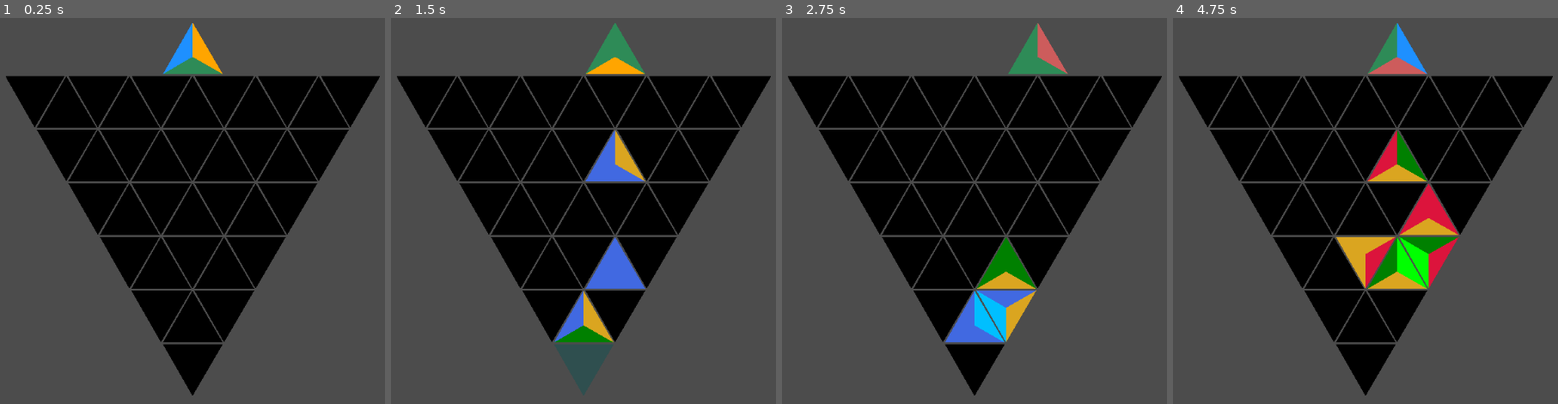
Above: before the commit, frames 1-4 (left to right).
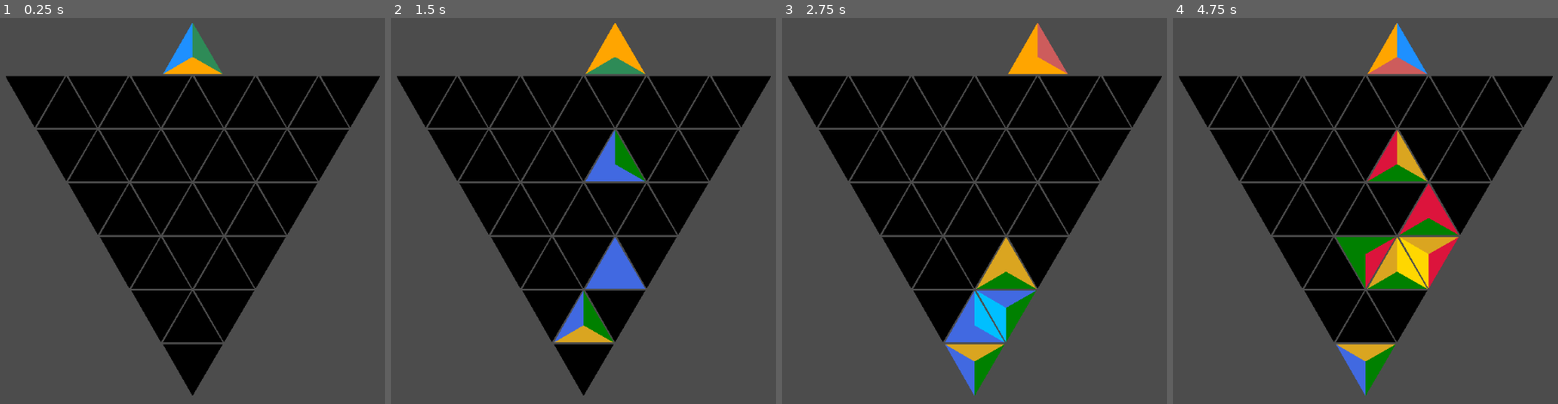
Above: after the commit, the same moments.

Repository: BoatsandJoes/tri-twist
Game: Godot game, scene res://scenes/Main.tscn
The game is run twice, just before and just after one commit, with the same random seed, the same clock (stepped at 60 frames per second) and the same inputs.
Inputs (mouse positions are in pixels of both pictures, inside the frame that each line leads up to):
- Up to frame 1 (0.25 s): no input
- Up to frame 2 (1.5 s): tap Enter (ui_accept) at 0.5, 0.77 s; move the mouse to (552, 346) at 0.52 s; hold Right (ui_right) 0.53-1.28 s; click (552, 346) at 0.67 s; move the mouse to (521, 292) at 1.27 s; hold Down (ui_down) from 1.28 s (still down); click (521, 292) at 1.42 s
- Up to frame 3 (2.75 s): tap Enter (ui_accept) at 1.52 s; move the mouse to (943, 342) at 2.02 s; release Down (ui_down) at 2.03 s; hold Right (ui_right) from 2.03 s (still down); click (943, 342) at 2.17 s
- Up to frame 4 (4.75 s): move the mouse to (1369, 292) at 2.77 s; release Right (ui_right) at 2.78 s; hold Up (ui_up) 2.78-3.53 s; click (1369, 292) at 2.92 s; tap Enter (ui_accept) at 3.02, 3.77, 4.52 s; move the mouse to (1273, 238) at 3.52 s; hold Left (ui_left) from 3.53 s (still down); click (1273, 238) at 3.67 s; move the mouse to (1303, 288) at 4.27 s; click (1303, 288) at 4.42 s

The runs differ from the first frame. In frame 1, 0.7% of the frame differs, in the area x 42-58%, y 1-15%; in frame 2, 3.3%; in frame 3, 3.3%; in frame 4, 5.1%, in the area x 42-75%, y 1-98%.

Commit message:
Readded twisting, just one cell this time. Updated readme.

Diff:
--- a/scenes/GameGrid.gd
+++ b/scenes/GameGrid.gd
@@ -87,9 +87,18 @@
 
 # handles a cell click TODO handle controller and keyboard input
 func handle_cell_input(rowIndex: int, columnIndex: int, event: InputEventMouseButton):
-	if event.button_index == 3 || event.button_index == 1 || event.button_index == 2:
+	if event.button_index == 3:
 		# delete tile, debug
-		grid[rowIndex][columnIndex].clear(grid[rowIndex][columnIndex].colors.size() - 1)
+		grid[rowIndex][columnIndex].clear(grid[rowIndex][columnIndex].Direction.VERTICAL_POINT)
+	elif event.button_index == 1 || event.button_index == 2:
+		# spin
+		var rotation
+		if event.button_index == 1:
+			rotation = grid[0][0].Rotation.COUNTERCLOCKWISE
+		else:
+			rotation = grid[0][0].Rotation.CLOCKWISE
+		grid[rowIndex][columnIndex].spin(rotation)
+		grid[rowIndex][columnIndex].spin(rotation)
 
 # Called every frame. 'delta' is the elapsed time since the previous frame.
 #func _process(delta):
--- a/scenes/TriangleCell.gd
+++ b/scenes/TriangleCell.gd
@@ -5,9 +5,9 @@
 # last color is the null color, for empty cells
 enum Direction {LEFT, RIGHT, VERTICAL, VERTICAL_POINT}
 enum Rotation {CLOCKWISE, COUNTERCLOCKWISE}
-const colors = [Color.royalblue, Color.crimson, Color.webgreen, Color.goldenrod, Color.black]
-const focusColors = [Color.dodgerblue, Color.indianred, Color.seagreen, Color.orange, Color.darkslategray]
-const highlightColors = [Color.deepskyblue, Color.deeppink, Color.green, Color.gold]
+const colors = [Color.royalblue, Color.crimson, Color.goldenrod, Color.webgreen, Color.black]
+const focusColors = [Color.dodgerblue, Color.indianred, Color.orange, Color.seagreen, Color.darkslategray]
+const highlightColors = [Color.deepskyblue, Color.deeppink, Color.gold, Color.green]
 var leftColor: int = colors.size() - 1
 var rightColor: int = colors.size() - 1
 var verticalColor: int = colors.size() - 1
@@ -155,6 +155,7 @@
 			set_colors(verticalColor, leftColor, rightColor)
 		else:
 			set_colors(rightColor, verticalColor, leftColor)
+		check_for_clear([])
 
 func enter_falling_state(tumblingDirection: int):
 	if !is_marked_for_clear() && !is_falling() && !is_empty():
@@ -204,7 +205,7 @@
 				else:
 					rightNeighbor.enter_falling_state(Direction.LEFT)
 			else:
-				# Fall from above.
+				# Fall from above. TODO this sometimes doesn't work?
 				var verticalNeighbor = get_parent().get_neighbor(rowIndex, columnIndex, Direction.VERTICAL_POINT)
 				if verticalNeighbor != null:
 					verticalNeighbor.enter_falling_state(verticalNeighbor.tumbleDirection)
Not shown, changed: README.md
